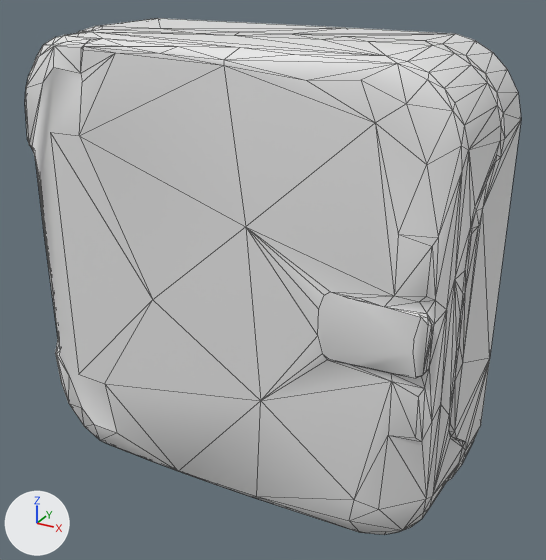
An edit to the OBJ model resource/meshes/demo.obj, drawn before and after from the same camera.
Camera for both pictures: a camera (50 mm lens) standing at (0.523, -1.004, 0.433) and looking at (0.03, -0.107, -0.015). The axes (+X, +Y, +Z) are drawn at lower left. The lights are the same throughout. The first picture is the older version. Mesh edges are drawn as thin lines. Where no turn or scale is listed for an object, it has been applied to the vertices.
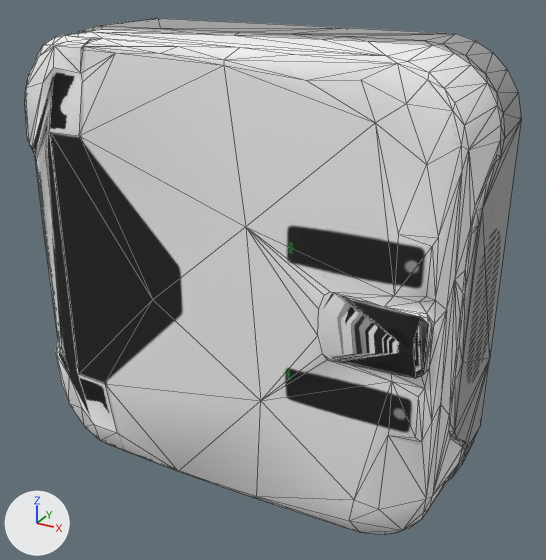
Location of each change, [x1, y1, x2, y2] in pixels of the pictures (546 x 560 px):
'Mesh0', recoloured (white to grey)
    both: [26, 18, 521, 527]

The edits, one by one:
Picture 'base_color.jpg' (img_base_color_jpg) is new.
Material 'body' (mat_body) is new.
Its texture is img_base_color_jpg.
Its roughness is 0.842.
me_mesh0 has 413 vertices, 787 faces and spans x -0.333..0.334, y -0.232..0.0, z -0.333..0.333.
me_mesh0 gains material mat_body (picture img_base_color_jpg).
